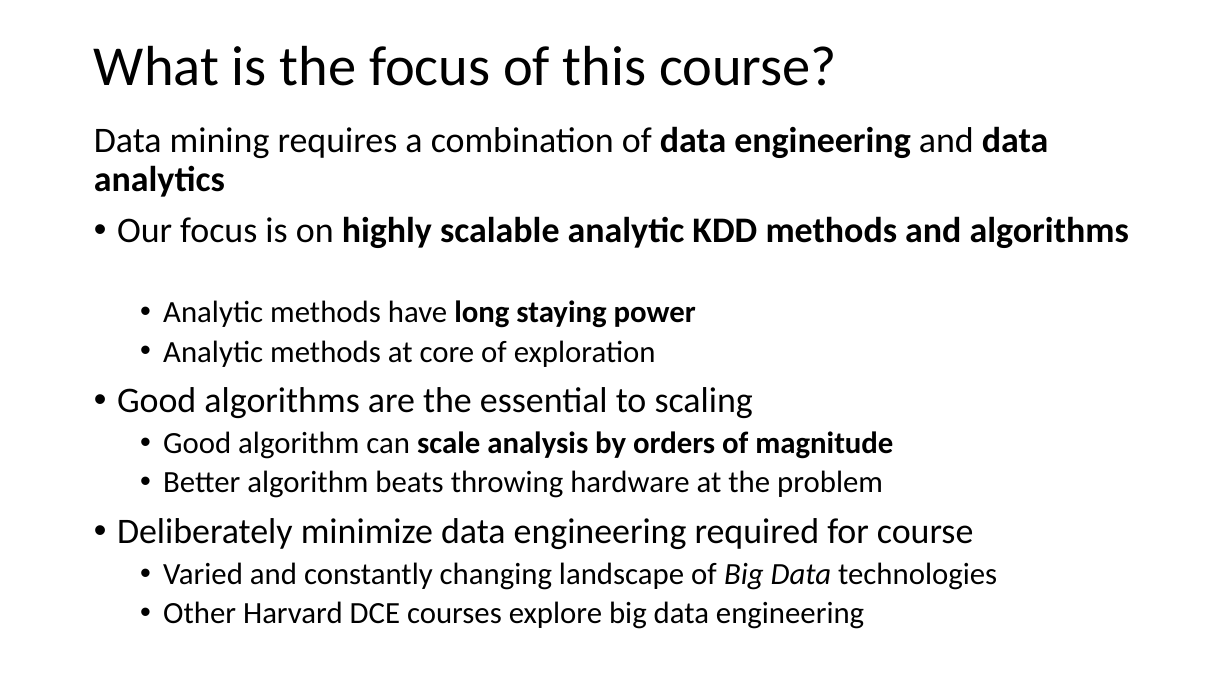
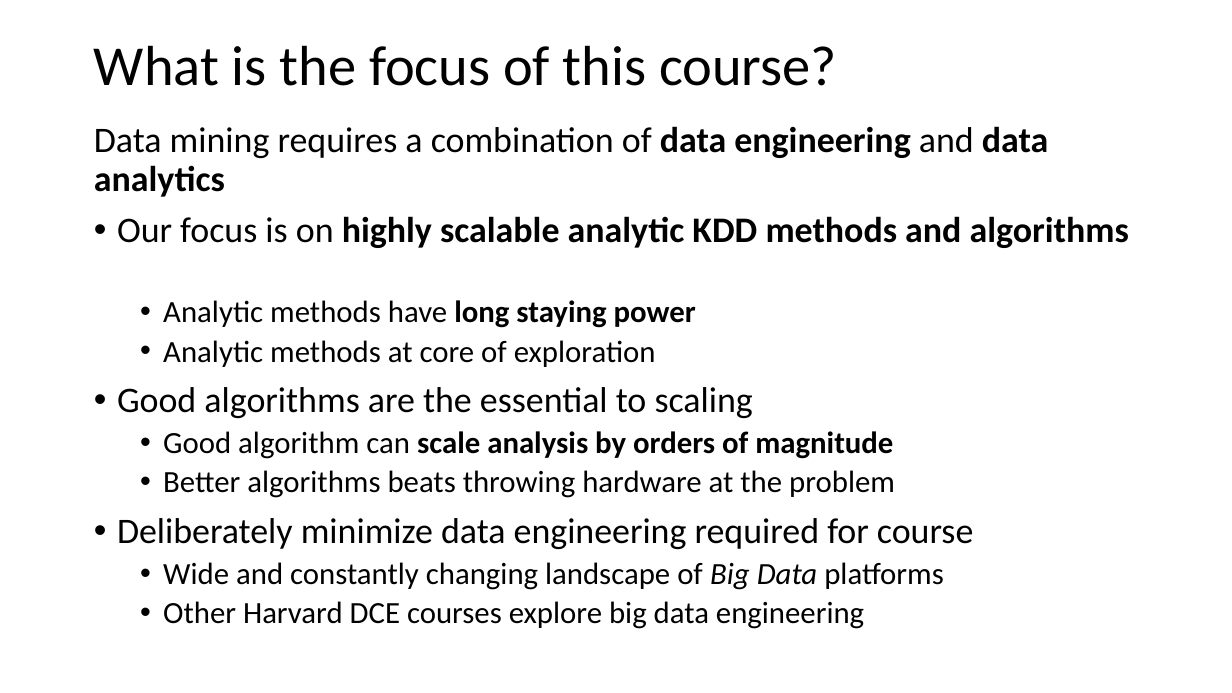
Before and after one commit to tenevian/Harvard-SSP-Data-Mining, a slide deck: slide 11 of slides/1_Introduction.pptx. Drawn at 1232x693 pixels with LibreOffice and Linux fonts; fonts in the diff are those of the drawing. Boxes give left, top, right and bottom in pixels: in the first picture for what was removed or moved away, otherwise in the second. Text is boxed around its words. In the diff, an @@ line names an element or a change of style, - is before the commit and + after.

```diff
--- a/slides/1_Introduction.pptx
+++ b/slides/1_Introduction.pptx
@@ text at <box>163,470,895,498</box>: text changed @@
-  • Better algorithm beats throwing hardware at the problem
+  • Better algorithms beats throwing hardware at the problem
@@ text at <box>163,562,944,590</box>: text changed @@
-  • Varied and constantly changing landscape of Big Data technologies
+  • Wide and constantly changing landscape of Big Data platforms
```
Also in this commit, not shown: 4 other slides changed, 1 slide added.
